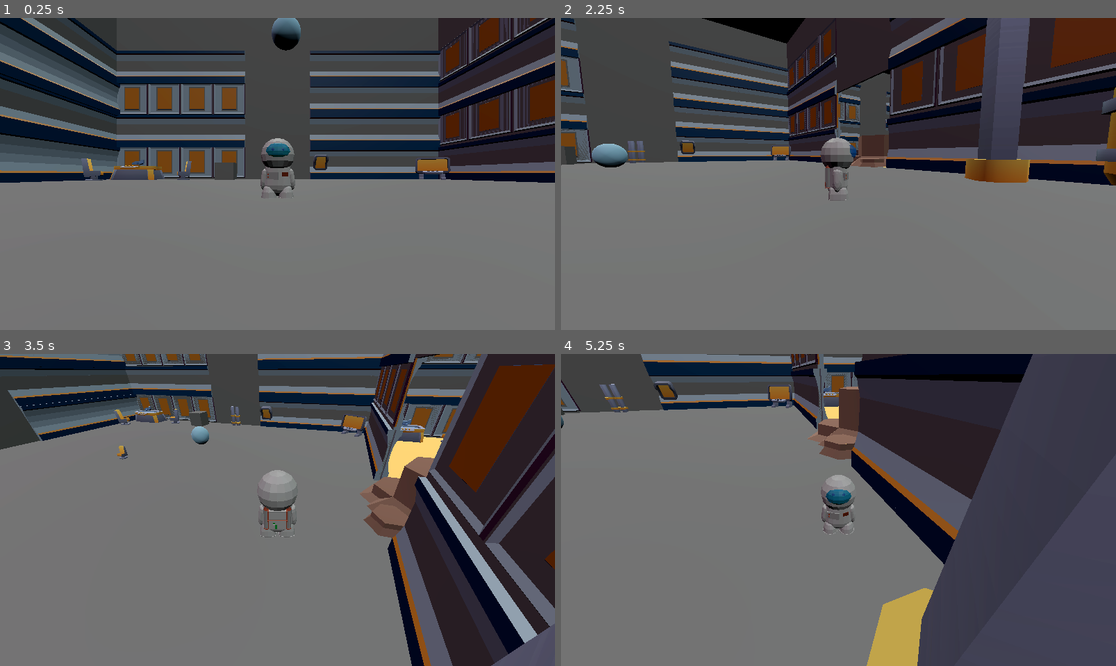
Above: before the commit, frames 1-4 (two rows, left to right).
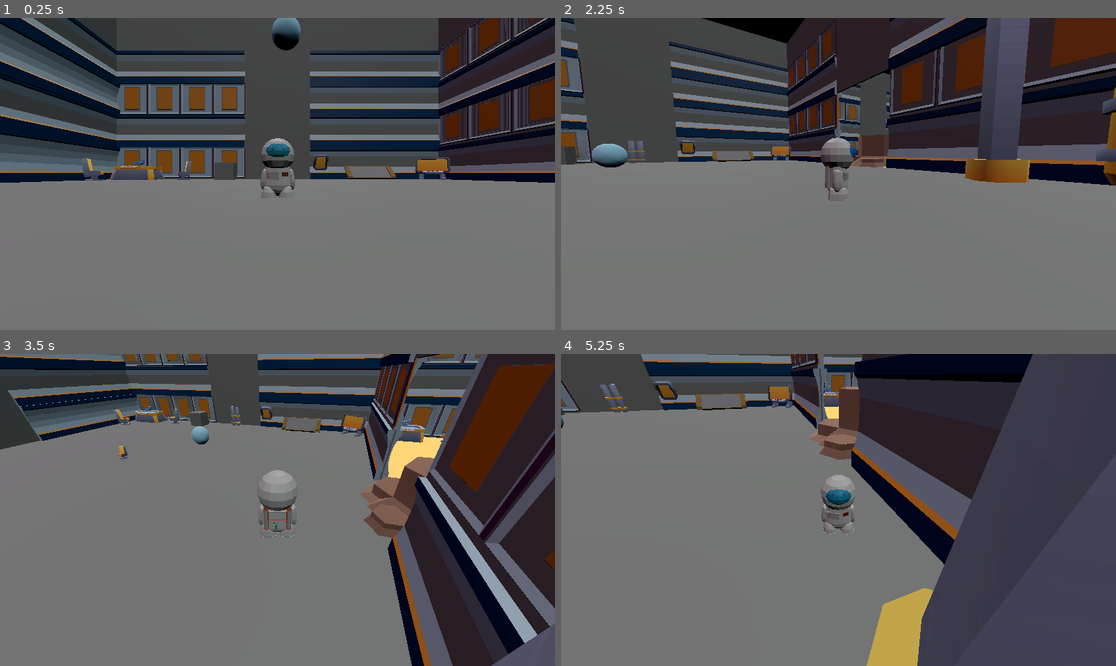
Above: after the commit, the same moments.

Repository: milosfarkas/mr-astro-junior-3d
Game: Godot game, scene res://scene/level.tscn
Two runs of this game, one before a commit and one after it. Both use one fixed random seed, a clock stepped at 60 frames per second and the inputs below.
Inputs (mouse positions are in pixels of both pictures, inside the frame that each line leads up to):
- Up to frame 1 (0.25 s): no input
- Up to frame 2 (2.25 s): tap Enter (ui_accept) at 0.5 s; move the mouse to (960, 158) at 0.52 s; hold D (right) 0.53-1.28 s; click (960, 158) at 0.6 s; tap Space (jump) at 0.77, 1.52 s; move the mouse to (727, 189) at 1.27 s; hold S (backward) 1.28-2.03 s; tap Ctrl (sprint) at 1.35 s; move the mouse to (894, 105) at 2.02 s; hold D (right) from 2.03 s (still down); click (894, 105) at 2.1 s
- Up to frame 3 (3.5 s): move the mouse to (249, 572) at 2.77 s; release D (right) at 2.78 s; hold W (forward) from 2.78 s (still down); tap Ctrl (sprint) at 2.85 s; click (249, 572) at 2.92 s; tap Space (jump) at 3.02 s
- Up to frame 4 (5.25 s): move the mouse to (1005, 556) at 3.52 s; release W (forward) at 3.53 s; hold Left (left) 3.53-5.03 s; click (1005, 556) at 3.6 s; tap Space (jump) at 3.77, 4.52 s; move the mouse to (672, 463) at 4.27 s; tap Ctrl (sprint) at 4.35 s; move the mouse to (866, 510) at 5.02 s; hold S (backward) from 5.03 s (still down); click (866, 510) at 5.1 s

The runs differ from the first frame. In frame 1, 0.4% of the frame differs, in the area x 61-72%, y 47-52%; in frame 2, 0.2%; in frame 3, 0.3%; in frame 4, 0.4%, in the area x 24-34%, y 12-19%.

Commit message:
ramp - day5

Diff:
--- a/mr-astro-junior-3d/mr_astro_jnr_skin.tscn
+++ b/mr-astro-junior-3d/mr_astro_jnr_skin.tscn
@@ -46,46 +46,62 @@
 script = ExtResource("2_k6ycd")
 
 [node name="MrAstroJnr" parent="." index="0"]
-transform = Transform3D(0.946629, 0, 0, 0, 1.20641, 0, 0, 0, 0.946629, 0, 0, 0)
+transform = Transform3D(0.946629, 0, 0, 0, 1.20641, 0, 0, 0, 0.946629, 0, 0.538497, -0.0883876)
+
+[node name="Skeleton3D" parent="MrAstroJnr" index="0"]
+bones/0/position = Vector3(0, 0, 0)
+bones/0/rotation = Quaternion(0, 0, -0.0194137, 0.999812)
+bones/1/rotation = Quaternion(0, 0, 0.0185763, 0.999828)
+bones/2/rotation = Quaternion(-8.87224e-06, 0.013571, 2.90926e-11, 0.999908)
+bones/7/rotation = Quaternion(-3.05243e-08, -3.79574e-08, -0.686251, 0.727365)
+bones/8/rotation = Quaternion(-1.03262e-08, 5.55968e-09, -0.638515, 0.76961)
+bones/10/rotation = Quaternion(-3.43573e-08, 3.46712e-08, 0.716413, 0.697676)
+bones/11/rotation = Quaternion(-1.03262e-08, -5.55968e-09, 0.638515, 0.76961)
+bones/18/position = Vector3(0, 0, 0)
+bones/18/rotation = Quaternion(-0.452202, -0.543611, -0.452202, 0.543611)
+bones/19/rotation = Quaternion(-0.543611, -0.452202, 0.543611, 0.452202)
+bones/21/position = Vector3(0, 0, 0)
+bones/21/rotation = Quaternion(-0.452202, 0.543611, 0.452202, 0.543611)
+bones/22/rotation = Quaternion(0.543611, -0.452202, 0.543611, -0.452202)
 
 [node name="eye" parent="MrAstroJnr/Skeleton3D" index="0"]
-transform = Transform3D(0, 1.23281e-13, -0.173344, 2.96893e-14, 0.136017, 1.57112e-13, 0.173344, -2.32963e-14, 0, -0.327032, 2.30575, 0.821702)
+transform = Transform3D(0.00470445, 0.000227803, -0.17328, -4.80457e-06, 0.136017, 0.000290294, 0.17328, -2.41333e-06, 0.00470445, -0.263604, 2.30552, 0.830259)
 
 [node name="glasshelmet" parent="MrAstroJnr/Skeleton3D" index="1"]
-transform = Transform3D(0, 5.06071e-13, -0.973264, -4.34476e-13, 0.562061, 8.76312e-13, 0.973264, 2.5091e-13, 0, 0.00386956, 2.19283, 0.468675)
+transform = Transform3D(0.0264138, 0.000941343, -0.972904, -2.6976e-05, 0.56206, 0.0016299, 0.972906, -9.97256e-06, 0.0264138, 0.0574057, 2.19206, 0.468383)
 
 [node name="head" parent="MrAstroJnr/Skeleton3D" index="2"]
-transform = Transform3D(0, -2.93437e-13, -1.02471, -1.73369e-13, 0.804056, -3.73963e-13, 1.02471, 1.36038e-13, 0, 0.00386953, 2.05442, 0.0091065)
+transform = Transform3D(0.02781, 0.00134664, -1.02433, -2.84019e-05, 0.804055, 0.00171605, 1.02433, -1.42662e-05, 0.02781, 0.0447014, 2.05365, 0.00898686)
 
 [node name="helmet" parent="MrAstroJnr/Skeleton3D" index="3"]
-transform = Transform3D(0, 3.26937e-13, -1.27088, 3.0427e-13, 0.997222, 4.16657e-13, 1.27088, -2.38751e-13, 0, 0, 2.05442, 0.0091065)
+transform = Transform3D(0.0344911, 0.00167015, -1.27041, -3.52251e-05, 0.997221, 0.00212831, 1.27042, -1.76936e-05, 0.0344911, 0.0408333, 2.05366, 0.00909188)
 
 [node name="arm_l" parent="MrAstroJnr/Skeleton3D" index="4"]
-transform = Transform3D(-4.15471e-15, -1.68292e-08, -1.49112, -1.57287e-08, 0.282347, -8.88775e-08, 0.35983, 1.23418e-08, 2.82511e-15, -0.836099, 1.0372, 0.00910659)
+transform = Transform3D(-4.21244e-08, 0.276436, -0.303522, 1.83909e-08, 0.0574726, 1.4599, 0.35983, 2.94242e-08, -1.10148e-07, 0.602382, 2.73246, 0.00910647)
 
 [node name="arm_r" parent="MrAstroJnr/Skeleton3D" index="5"]
-transform = Transform3D(2.14475e-08, 5.04876e-08, -1.49112, -1.01519e-07, 0.282347, 1.77755e-07, 0.35983, 6.28294e-08, -9.53517e-15, -0.8361, 1.0372, 0.0091066)
+transform = Transform3D(1.28187e-07, -0.276831, -0.293308, 2.30424e-08, 0.0555386, -1.46199, 0.35983, 7.82337e-08, 1.09233e-07, -0.865773, 1.08895, 0.00910659)
 
 [node name="action-step" parent="MrAstroJnr/Skeleton3D" index="6"]
-transform = Transform3D(0, 5.47657e-12, -1.05638, 7.95024e-11, 0.627582, 9.21847e-12, 0.783464, -6.36842e-11, 0, 0.00386953, 0.272519, 0.0091065)
+transform = Transform3D(3.08629e-12, 0.0243628, -1.05558, 7.94425e-11, 0.627109, 0.0410088, 0.783464, -6.36842e-11, 0, 0.0144458, 0.272163, 0.00910651)
 
 [node name="backpack" parent="MrAstroJnr/Skeleton3D" index="7"]
-transform = Transform3D(0.609909, 4.54548e-12, 0, -5.32235e-12, 0.520884, 2.50332e-11, 0, -5.2857e-11, 0.246692, 6.98492e-09, 0.778623, -0.614706)
+transform = Transform3D(0.609449, 0.0202208, 9.71793e-13, -0.0236767, 0.520492, 2.50144e-11, 0, -5.2857e-11, 0.246692, 0.0302262, 0.778036, -0.614706)
 
 [node name="Cylinder" parent="MrAstroJnr/Skeleton3D" index="8"]
-transform = Transform3D(0.152653, 4.72168e-12, 0, -1.33212e-12, 0.541075, 1.54906e-11, 0, -5.49059e-11, 0.152653, 0.713247, 0.772836, -0.690736)
+transform = Transform3D(0.152538, 0.0210046, 6.01345e-13, -0.00592601, 0.540667, 1.54789e-11, 0, -5.49059e-11, 0.152653, 0.742711, 0.744566, -0.690736)
 
 [node name="flag" parent="MrAstroJnr/Skeleton3D" index="9"]
-transform = Transform3D(0.0603629, -5.05925e-12, -0.204409, 1.20977e-11, 0.10964, -2.19678e-12, 0.126017, -8.10209e-12, 0.097913, 0.482296, 0.919623, 0.511344)
+transform = Transform3D(0.0603174, 0.00425625, -0.204255, -0.0023433, 0.109558, 0.00793517, 0.126017, -8.10209e-12, 0.097913, 0.517632, 0.900207, 0.511344)
 
 [node name="radio" parent="MrAstroJnr/Skeleton3D" index="10"]
-transform = Transform3D(-0.0817233, 2.85461e-12, -0.433093, 3.63798e-12, 0.212566, 4.46818e-12, 0.258279, -2.09086e-12, -0.137037, -0.32632, 0.828685, 0.447957)
+transform = Transform3D(-0.0816617, 0.00825185, -0.432767, 0.00317251, 0.212406, 0.0168127, 0.258279, -2.09086e-12, -0.137037, -0.293905, 0.840729, 0.447957)
 
 [node name="leg_l" parent="MrAstroJnr/Skeleton3D" index="11"]
-transform = Transform3D(-0.554698, -3.6175e-07, 5.75857e-07, 1.81287e-07, -0.760247, 1.49343e-08, 5.13175e-07, 4.85014e-08, 0.592345, -0.635165, -0.409677, 0.26205)
+transform = Transform3D(-0.554698, -2.25807e-07, 5.99643e-07, 1.48224e-07, -0.760246, 8.93512e-08, 4.84881e-07, 1.33491e-07, 0.592345, -0.635165, -0.409677, 0.26205)
 
 [node name="leg_r" parent="MrAstroJnr/Skeleton3D" index="12"]
-transform = Transform3D(-0.554698, 1.25378e-07, 1.96185e-07, -8.82314e-09, -0.760247, 1.49344e-08, 2.09799e-07, 4.85014e-08, 0.592345, -0.635165, -0.409678, 0.26205)
+transform = Transform3D(-0.554698, -1.05645e-08, 1.72399e-07, 2.42395e-08, -0.760246, 8.93513e-08, 2.38093e-07, 1.33491e-07, 0.592345, -0.635165, -0.409677, 0.26205)
 
 [node name="AnimationPlayer" parent="." index="1"]
 autoplay = "ActionTPose"
--- a/mr-astro-junior-3d/project.godot
+++ b/mr-astro-junior-3d/project.godot
@@ -17,8 +17,11 @@
 
 [display]
 
-window/size/mode=4
 window/emulate_mouse_from_touch=true
+
+[global_group]
+
+level=""
 
 [input]
 
--- a/mr-astro-junior-3d/scene/box.gd
+++ b/mr-astro-junior-3d/scene/box.gd
@@ -5,6 +5,8 @@
 @onready var gate_right: Node3D = $Walls/WallRight/Gate
 @onready var gate_back: Node3D = $Walls/WallBack/Gate
 @onready var gate_left: Node3D = $Walls/WallLeft/Gate
+
+@export var ramp: Node3D
 
 var light_energy = .1
 
@@ -22,7 +24,27 @@
 		rng.randf_range(min_value, 1.0)
 	)
 
+var default_state = true
+
+func turn_the_whole_world():
+	var r = Vector3(-1, 0, 0) if default_state else  Vector3(1, 0, 0)
+	default_state = not default_state
+
+	var all_levels = get_tree().get_nodes_in_group("level")
+	if not all_levels.is_empty():
+		var level: Node3D = all_levels[0]
+		var angle = PI/2
+		level.rotate(r, angle)
+		var nodes = get_tree().get_nodes_in_group("player").filter(func(n: Node): return typeof(n) == typeof(Node3D))
+		var mr_astro: Node3D = nodes[0] if nodes else null
+		if mr_astro:
+			mr_astro.rotate(-r, angle)
+
 func _ready() -> void:
+
+	if ramp:
+		ramp.should_turn.connect(turn_the_whole_world)
+
 	for light: DirectionalLight3D in get_node("lights").get_children():
 		light.light_color = random_color()
 		light.light_energy = light_energy
--- a/mr-astro-junior-3d/scene/box_start.tscn
+++ b/mr-astro-junior-3d/scene/box_start.tscn
@@ -1,7 +1,8 @@
-[gd_scene load_steps=16 format=3 uid="uid://b41j66np8pr6f"]
+[gd_scene load_steps=17 format=3 uid="uid://b41j66np8pr6f"]
 
 [ext_resource type="Script" uid="uid://cdrmbi4ydvh0g" path="res://scene/box.gd" id="1_u52fe"]
 [ext_resource type="PackedScene" uid="uid://c806ukktxv0e4" path="res://assets/kenney-space-station/computer-screen.glb" id="2_almh7"]
+[ext_resource type="PackedScene" uid="uid://b267puy52keyl" path="res://scene/ramp.tscn" id="2_u52fe"]
 [ext_resource type="PackedScene" uid="uid://cxmpkgtv4eqlb" path="res://assets/kenney-space-station/display-wall.glb" id="3_0jh1v"]
 [ext_resource type="PackedScene" uid="uid://k5typy1xmvd6" path="res://assets/kenney-space-station/table-display.glb" id="4_hs0sq"]
 [ext_resource type="PackedScene" uid="uid://b4clibkc8cd11" path="res://assets/kenney-space-station/barrels.glb" id="5_gp3wp"]
@@ -16,8 +17,9 @@
 [ext_resource type="PackedScene" uid="uid://bqvrwckx3deuj" path="res://scene/chair_rigid_body_3d.tscn" id="14_c2ara"]
 [ext_resource type="PackedScene" uid="uid://b5rc0q8qkw28d" path="res://scene/ball.tscn" id="15_74vnk"]
 
-[node name="Box" type="Node3D"]
+[node name="Box" type="Node3D" node_paths=PackedStringArray("ramp")]
 script = ExtResource("1_u52fe")
+ramp = NodePath("Objects/Ramp")
 
 [node name="lights" type="Node3D" parent="."]
 
@@ -107,6 +109,9 @@
 
 [node name="Objects" type="Node3D" parent="."]
 
+[node name="Ramp" parent="Objects" instance=ExtResource("2_u52fe")]
+transform = Transform3D(1, 0, 0, 0, 1, 0, 0, 0, 1, 5.39032, 0.347885, -9.44743)
+
 [node name="computer-screen2" parent="Objects" instance=ExtResource("2_almh7")]
 transform = Transform3D(1.73205, 0, -1, 0, 2, 0, 1, 0, 1.73205, 8.9, 0, -9.1)
 
@@ -535,9 +540,10 @@
 [node name="wall33" parent="w4" instance=ExtResource("13_bi3ky")]
 transform = Transform3D(3.72529e-08, 0, 0.5, 0, 0.5, 0, -0.5, 0, 3.72529e-08, -12, 1.1, 10)
 
-[node name="RigidBody3D" parent="." instance=ExtResource("14_c2ara")]
+[node name="Chair" parent="." instance=ExtResource("14_c2ara")]
 transform = Transform3D(1, 0, 0, 0, 1, 0, 0, 0, 1, -2.1, 6.3, -1.1)
 mass = 20.0
 
 [node name="ball" parent="." instance=ExtResource("15_74vnk")]
 transform = Transform3D(1, 0, 0, 0, 1, 0, 0, 0, 1, 0.296123, 5.45029, -4.33512)
+mass = 1.0
--- a/mr-astro-junior-3d/scene/character/Player.tscn
+++ b/mr-astro-junior-3d/scene/character/Player.tscn
@@ -8,7 +8,7 @@
 radius = 0.4
 height = 1.8
 
-[node name="Player" type="CharacterBody3D"]
+[node name="Player" type="CharacterBody3D" groups=["player"]]
 script = ExtResource("1_d6bex")
 
 [node name="CollisionShape3D" type="CollisionShape3D" parent="."]
--- a/mr-astro-junior-3d/scene/level.tscn
+++ b/mr-astro-junior-3d/scene/level.tscn
@@ -24,7 +24,7 @@
 volumetric_fog_density = 0.057
 volumetric_fog_albedo = Color(0.862711, 1, 0.757402, 1)
 
-[node name="Level" type="Node3D"]
+[node name="Level" type="Node3D" groups=["level"]]
 script = ExtResource("1_dmi07")
 
 [node name="WorldEnvironment" type="WorldEnvironment" parent="."]
--- /dev/null
+++ b/mr-astro-junior-3d/scene/monorail.tscn
@@ -0,0 +1,8 @@
+[gd_scene load_steps=2 format=3 uid="uid://m152m5tiff6i"]
+
+[ext_resource type="PackedScene" uid="uid://djpfm244gem1p" path="res://assets/kenney-space-station/monorail_trainFlat.glb" id="1_rwt2r"]
+
+[node name="monorail" instance=ExtResource("1_rwt2r")]
+
+[node name="monorail_trainFlat" parent="tmpParent" index="0"]
+transform = Transform3D(5.5, 0, 0, 0, 0.707107, -0.707107, 0, 0.707107, 0.707107, 0, 0, 0)
--- /dev/null
+++ b/mr-astro-junior-3d/scene/ramp.gd
@@ -0,0 +1,23 @@
+extends Node3D
+
+var states = [6, 2]
+var default_state = 6
+
+signal should_turn
+
+var emittable = true
+
+func ramp_visible(_is_visible: bool):
+	#visible = _is_visible
+	emittable = _is_visible
+
+func _on_area_3d_body_entered(body: Node3D) -> void:
+	if emittable and "player" in body.get_groups():
+		$Timer.start()
+		ramp_visible(false)
+		should_turn.emit()
+
+
+
+func _on_timer_timeout() -> void:
+	ramp_visible(true)
--- /dev/null
+++ b/mr-astro-junior-3d/scene/ramp.tscn
@@ -0,0 +1,25 @@
+[gd_scene load_steps=4 format=3 uid="uid://b267puy52keyl"]
+
+[ext_resource type="Script" uid="uid://cu2nsyjtc05ds" path="res://scene/ramp.gd" id="1_6ujuh"]
+[ext_resource type="PackedScene" uid="uid://m152m5tiff6i" path="res://scene/monorail.tscn" id="1_mmxue"]
+
+[sub_resource type="BoxShape3D" id="BoxShape3D_v84vt"]
+size = Vector3(2.8, 0.8, 0.8)
+
+[node name="Ramp" type="Node3D"]
+script = ExtResource("1_6ujuh")
+
+[node name="monorail" parent="." instance=ExtResource("1_mmxue")]
+
+[node name="Area3D" type="Area3D" parent="."]
+
+[node name="CollisionShape3D" type="CollisionShape3D" parent="Area3D"]
+transform = Transform3D(1, 0, 0, 0, 1, 0, 0, 0, 1, 2.98023e-08, 0.1, 0.1)
+shape = SubResource("BoxShape3D_v84vt")
+
+[node name="Timer" type="Timer" parent="."]
+wait_time = 0.1
+one_shot = true
+
+[connection signal="body_entered" from="Area3D" to="." method="_on_area_3d_body_entered"]
+[connection signal="timeout" from="Timer" to="." method="_on_timer_timeout"]
Not shown, changed: mr-astro-junior-3d/export_presets.cfg
Not shown, added: mr-astro-junior-3d/scene/ramp.gd.uid
